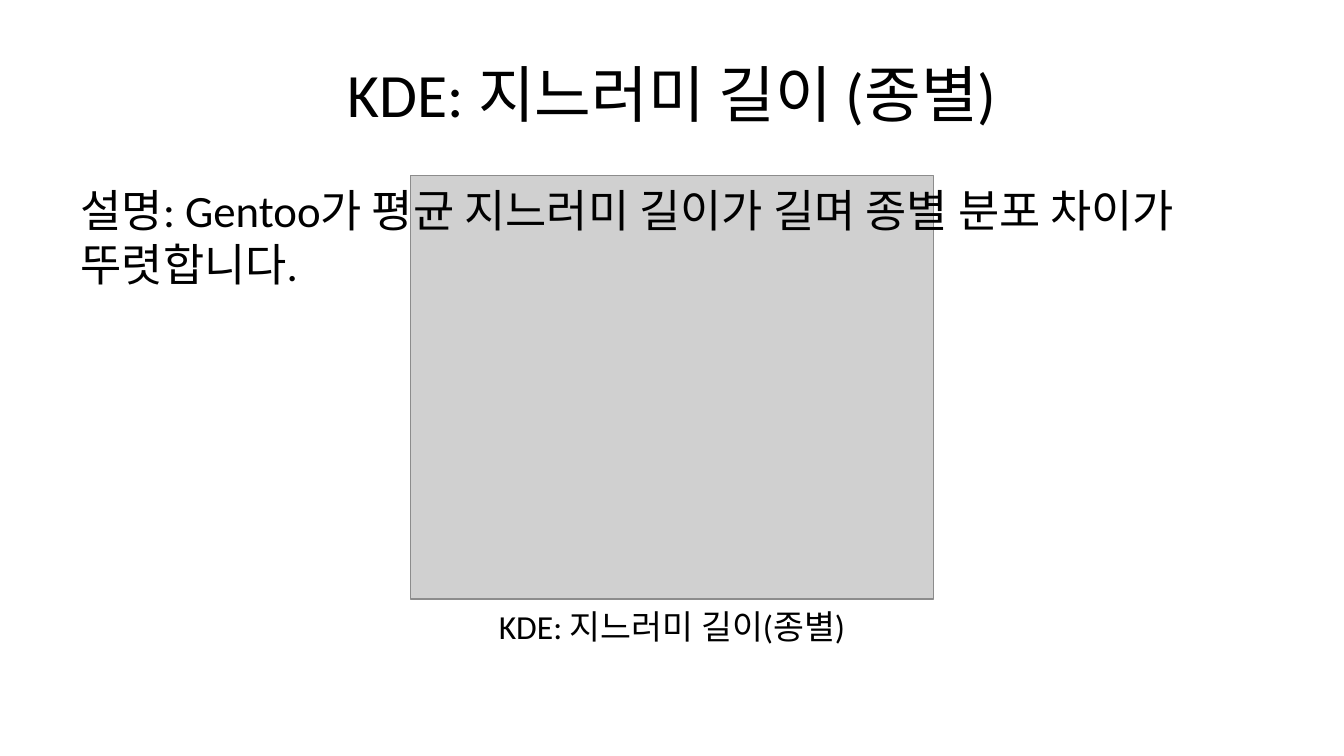
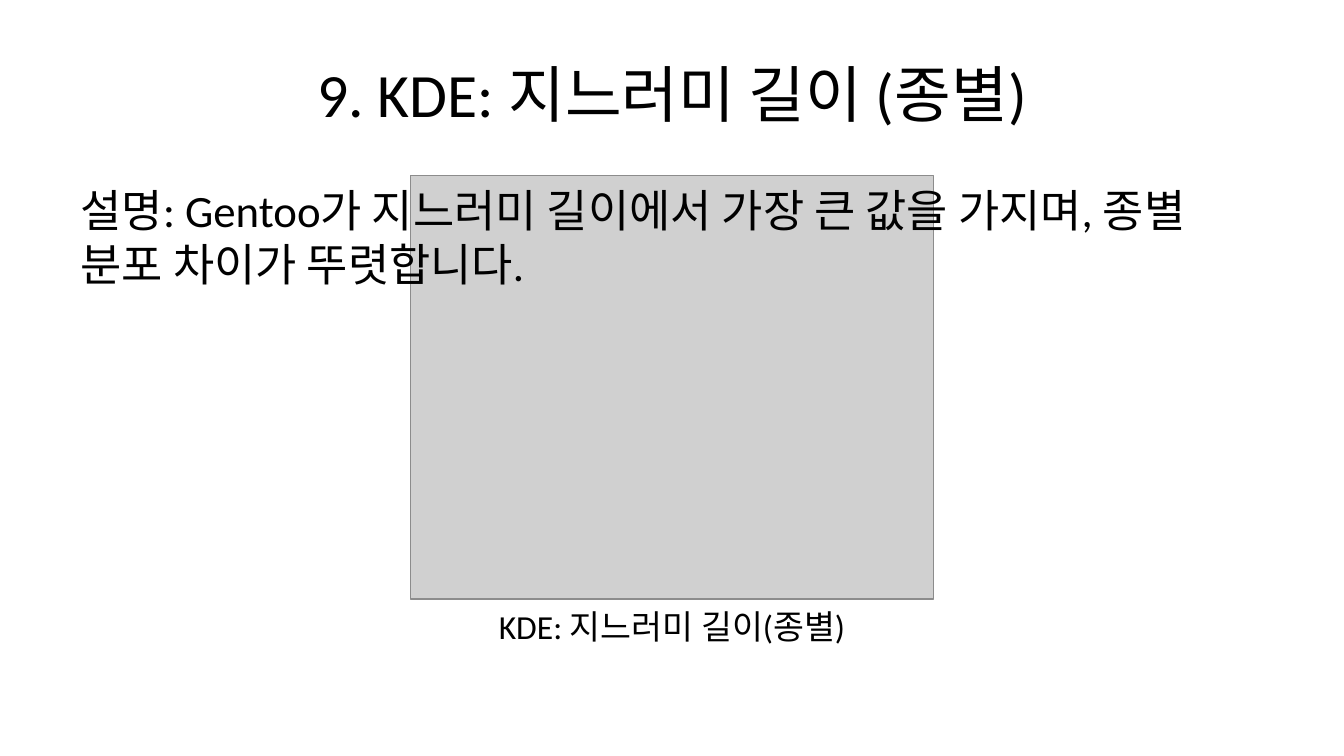
Before and after one commit to urbanrube/ICB_slide, a slide deck: slide 12 of output/slides.pptx. Drawn at 1344x756 pixels with LibreOffice and Linux fonts; fonts in the diff are those of the drawing; grey boxes stand for pictures. Boxes give left, top, right and bottom in pixels: in the first picture for what was removed or moved away, otherwise in the second. Text is boxed around its words. In the diff, an @@ line names an element or a change of style, - is before the commit and + after.

```diff
--- a/output/slides.pptx
+++ b/output/slides.pptx
@@ title at (317, 66, 1027, 126): text changed @@
-KDE: 지느러미 길이 (종별)
+9. KDE: 지느러미 길이 (종별)
@@ text at (81, 182, 1185, 293): text changed @@
-설명: Gentoo가 평균 지느러미 길이가 길며 종별 분포 차이가 뚜렷합니다.
+설명: Gentoo가 지느러미 길이에서 가장 큰 값을 가지며, 종별 분포 차이가 뚜렷합니다.
```
Also in this commit, not shown: 22 other slides changed, 3 slides added.
